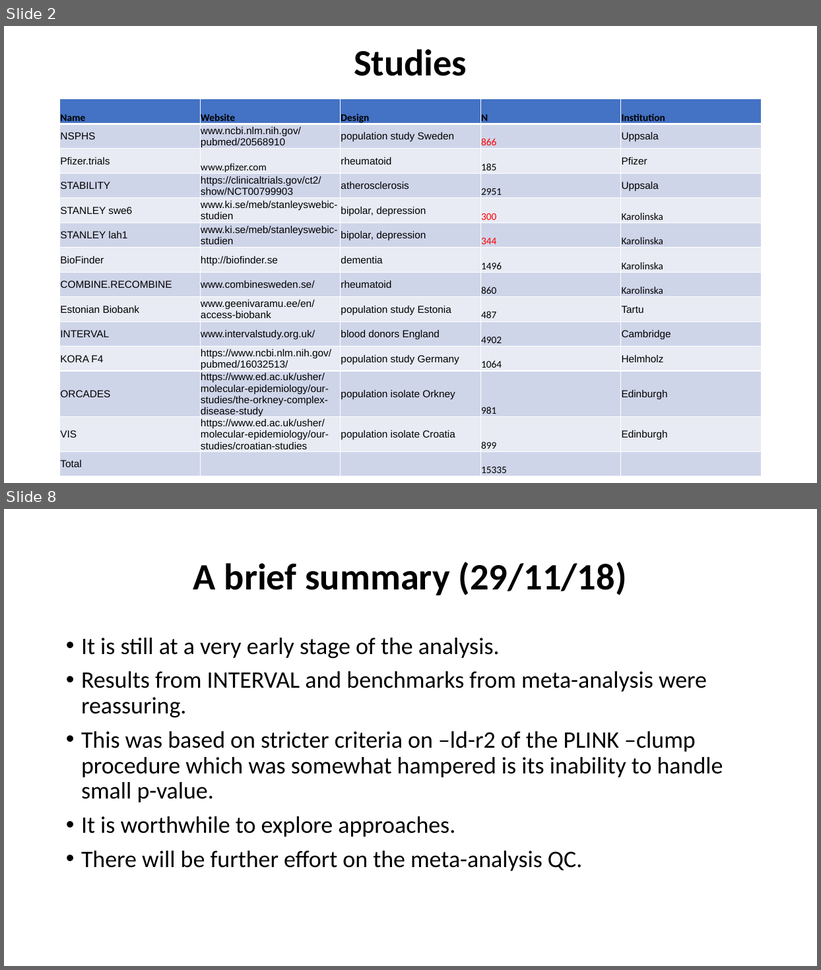
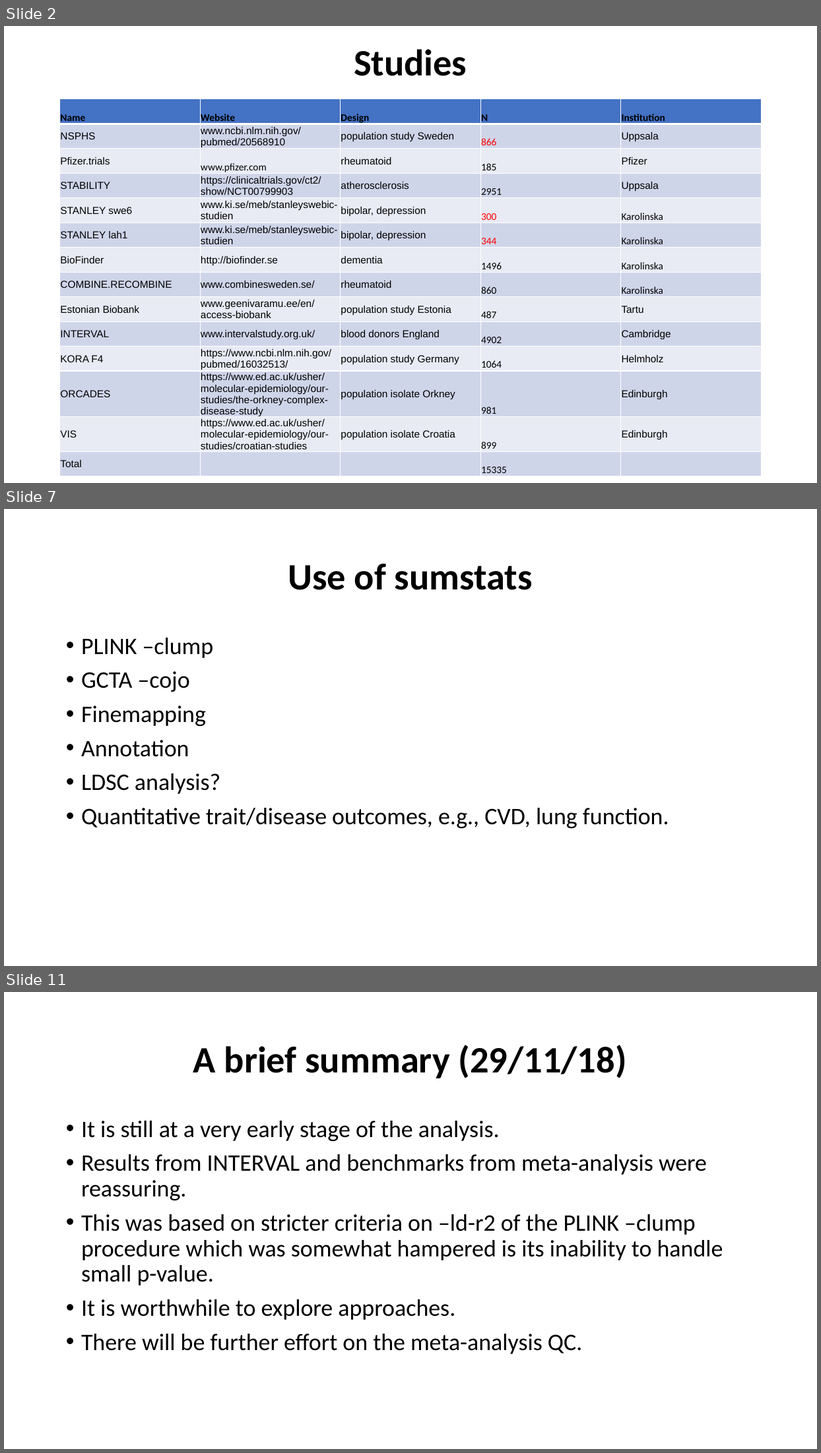
Before and after one commit to jinghuazhao/INF, a slide deck: doc/SCALLOP_INF1-120419.pptx. Shown one above the other, each under a label of ours: slides 2 and 8 before the commit, slides 2, 7 and 11 after it; the slides between them are not shown. The pictures are 821x970 and 821x1453 pixels, drawn with LibreOffice and Linux fonts; fonts in the diff are those of the drawing. Boxes give left, top, right and bottom in pixels: in the first picture for what was removed or moved away, otherwise in the second. Text is boxed around its words. In the diff, an @@ line names an element or a change of style, - is before the commit and + after.

```diff
--- a/doc/SCALLOP_INF1-120419.pptx
+++ b/doc/SCALLOP_INF1-120419.pptx
@@ slide 7 added at box(4, 509, 817, 966), background #FFFFFF @@
@@ title added at box(288, 563, 533, 590), 44 pt, text #000000, bold @@
+Use of sumstats
@@ text added at box(81, 638, 669, 828), 28 pt, text #000000 @@
+• PLINK –clump
+• GCTA –cojo
+• Finemapping
+• Annotation
+• LDSC analysis?
+• Quantitative trait/disease outcomes, e.g., CVD, lung function.
@@ what was slide 8 is now slide 11 @@
```
Also in this commit, not shown: 7 slides changed, 4 other slides added, 2 slides removed.
